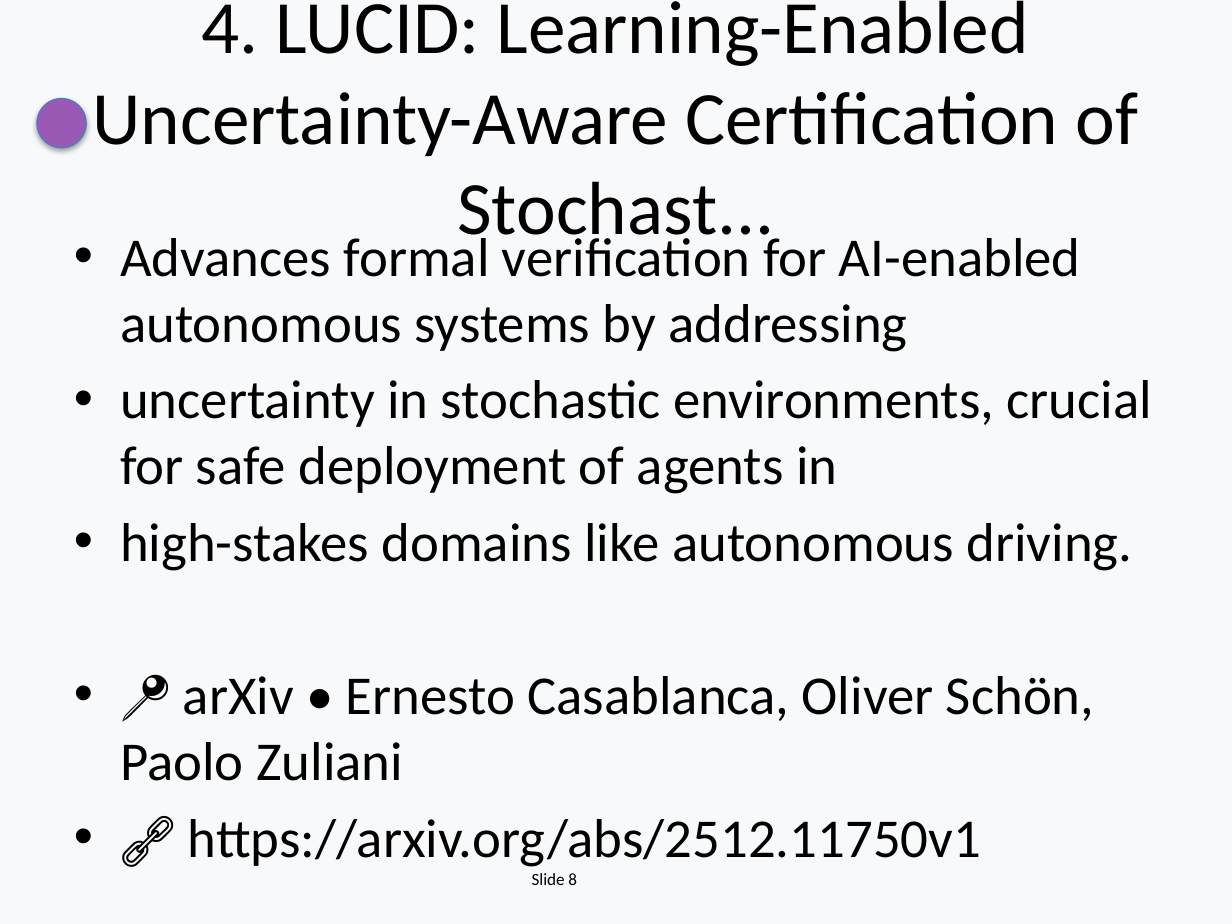
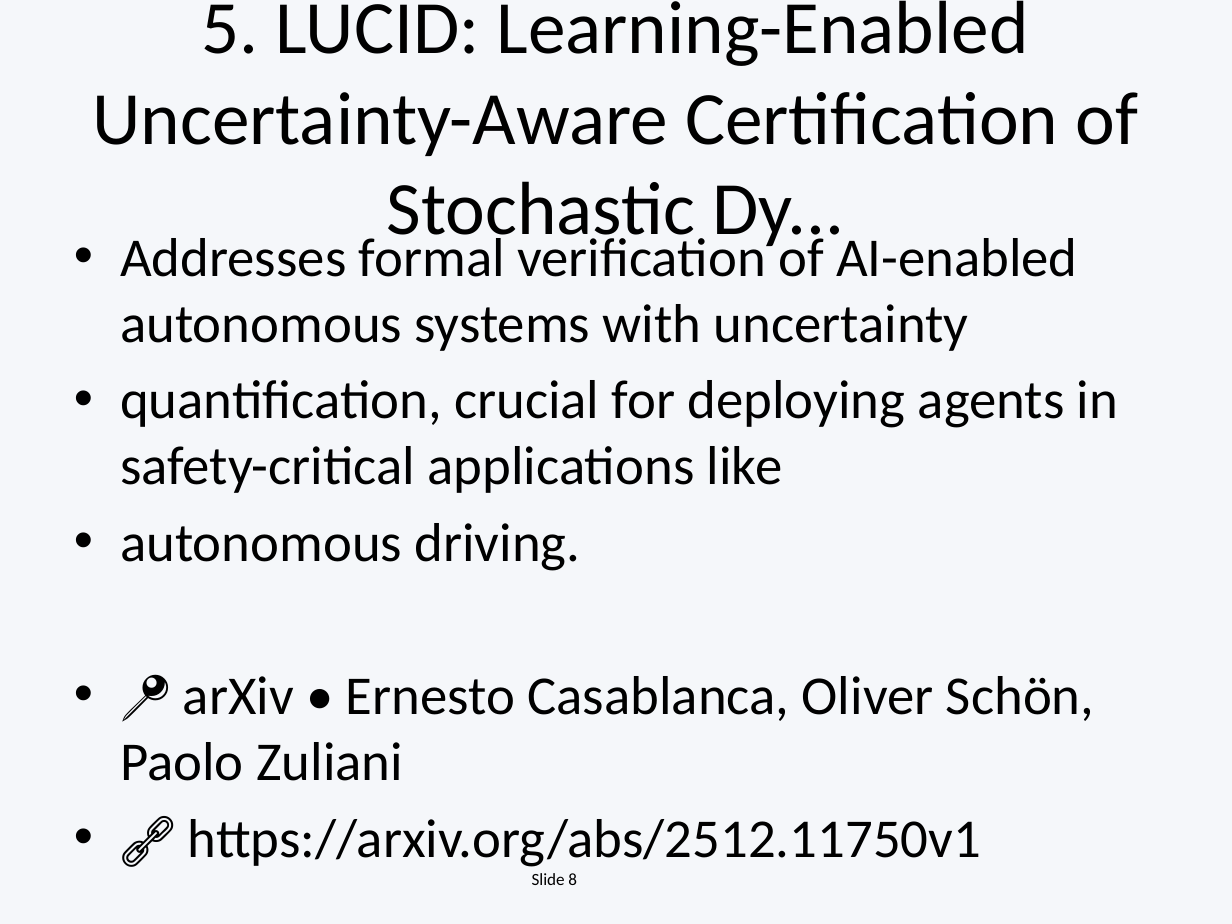
Before and after one commit to EiriniOr/ai-weekly-digest, a slide deck: slide 8 of AI_Weekly_2025-12-15.pptx. Drawn at 1232x924 pixels with LibreOffice and Linux fonts; fonts in the diff are those of the drawing. Boxes give left, top, right and bottom in pixels: in the first picture for what was removed or moved away, otherwise in the second. Text is boxed around its words. In the diff, an @@ line names an element or a change of style, - is before the commit and + after.

```diff
--- a/AI_Weekly_2025-12-15.pptx
+++ b/AI_Weekly_2025-12-15.pptx
@@ background #F8F9FA to #F5F7FA @@
@@ title at (92,0,1138,252): text changed @@
-4. LUCID: Learning-Enabled Uncertainty-Aware Certification of Stochast...
+5. LUCID: Learning-Enabled Uncertainty-Aware Certification of Stochastic Dy...
@@ ellipse removed at (37,99,86,148) @@
@@ text at (120,230,1118,571): text changed @@
-• Advances formal verification for AI-enabled autonomous systems by addressing
-• uncertainty in stochastic environments, crucial for safe deployment of agents in
-• high-stakes domains like autonomous driving.
+• Addresses formal verification of AI-enabled autonomous systems with uncertainty
+• quantification, crucial for deploying agents in safety-critical applications like
+• autonomous driving.
```
Also in this commit, not shown: 17 other slides changed, 7 slides added, 9 slides removed, 1 other file.
